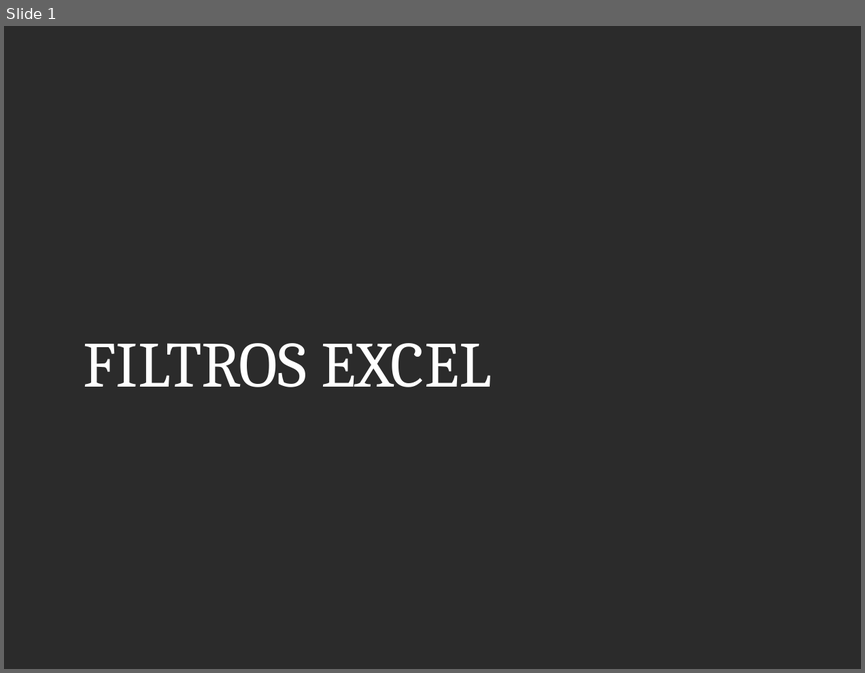
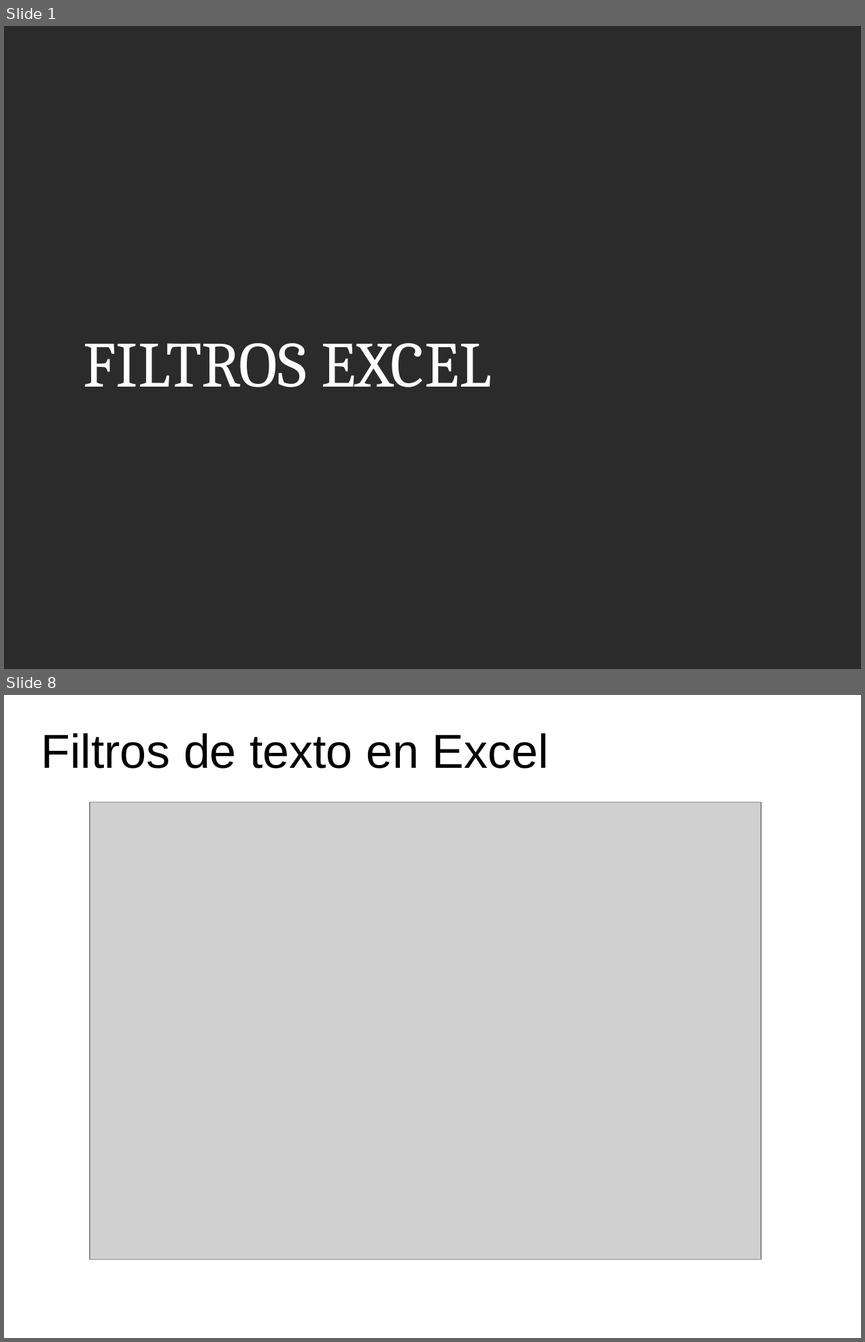
Before and after one commit to kleberloayzacastro/universidad, a slide deck: 2015-2016/clases/informatica_aplicada/clase_9/clase_9.pptx. Shown one above the other, each under a label of ours: slide 1 before the commit, slides 1 and 8 after it; the slides between them are not shown. The pictures are 865x673 and 865x1342 pixels, drawn with LibreOffice and Linux fonts; fonts in the diff are those of the drawing; grey boxes stand for pictures; background and template pictures are left out; a plain dark background stands for a picture behind light text. Boxes give left, top, right and bottom in pixels: in the first picture for what was removed or moved away, otherwise in the second. Text is boxed around its words. In the diff, an @@ line names an element or a change of style, - is before the commit and + after.

```diff
--- a/2015-2016/clases/informatica_aplicada/clase_9/clase_9.pptx
+++ b/2015-2016/clases/informatica_aplicada/clase_9/clase_9.pptx
@@ slide 8 added at (4,695,861,1338), background picture (left out) @@
@@ text added at (41,733,549,768), 40 pt, text #000000 @@
+Filtros de texto en Excel
@@ picture added at (90,802,761,1259) @@
```
Also in this commit, not shown: 11 other slides added, 50 other files.
